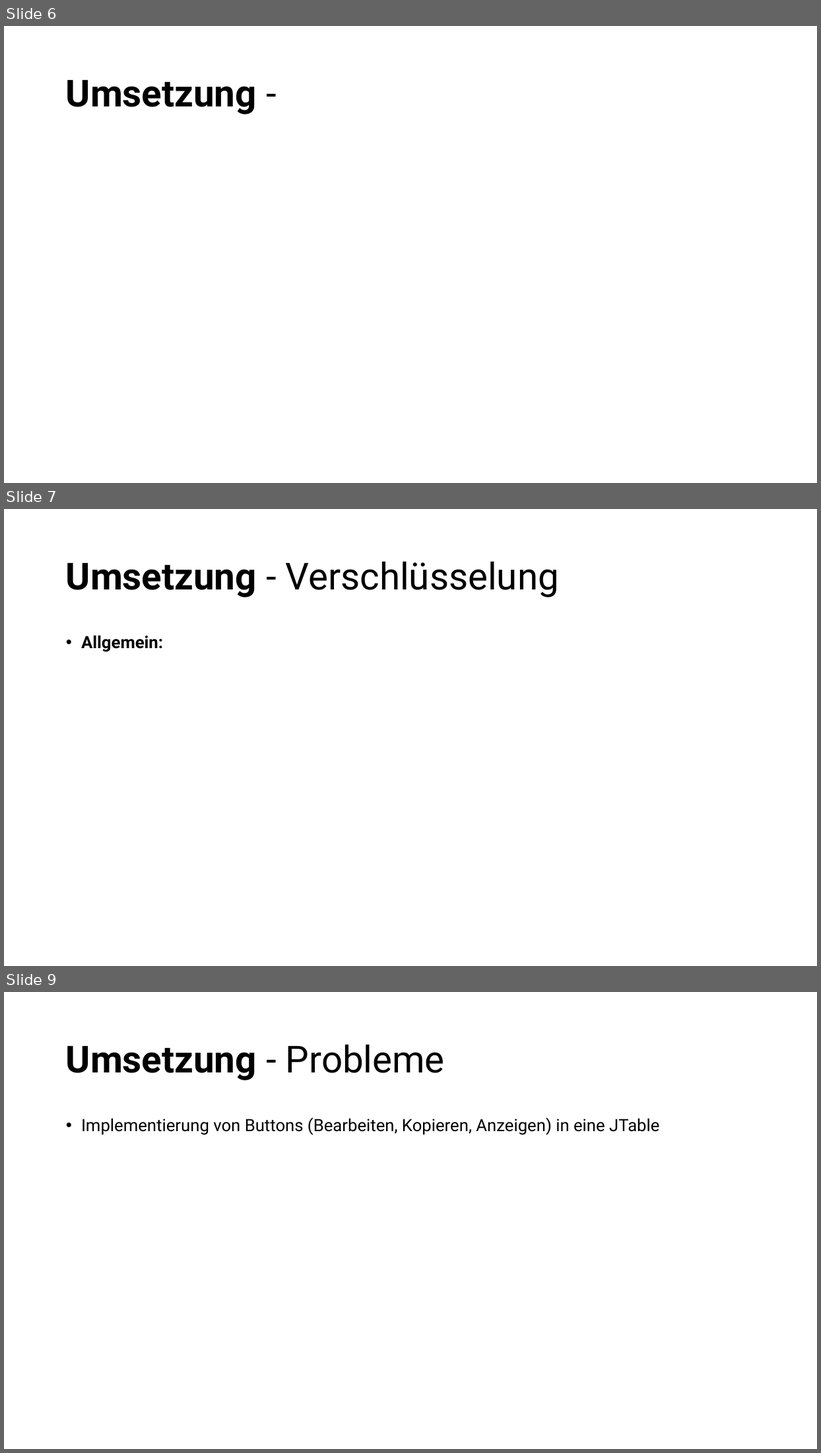
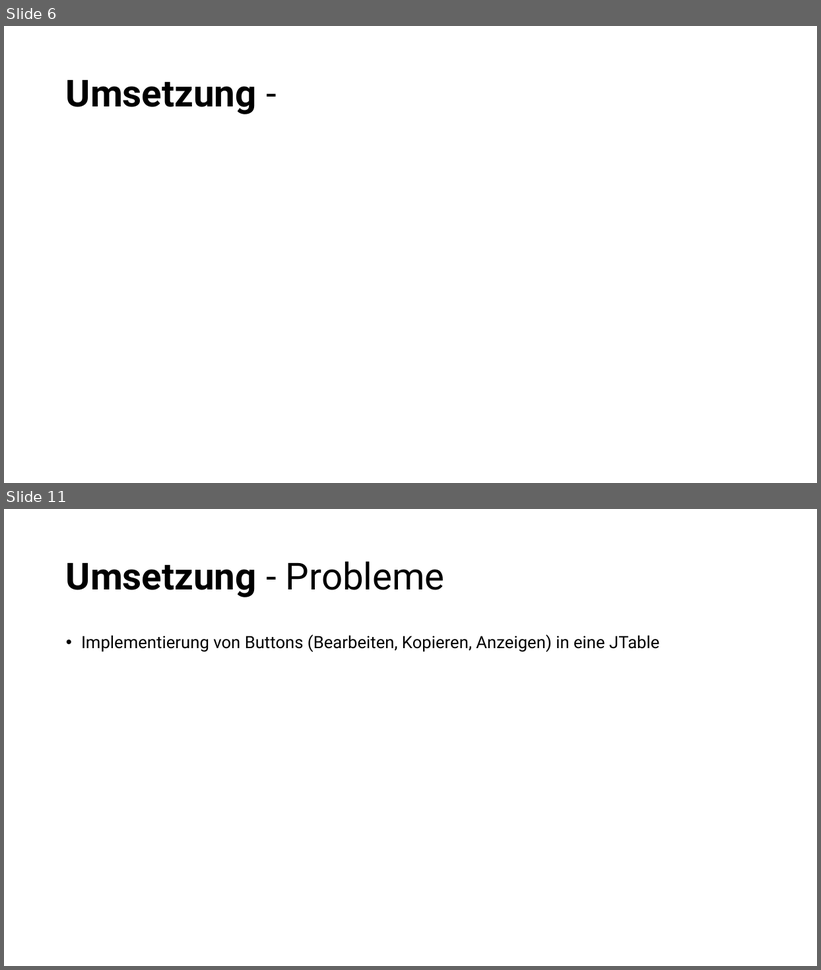
Before and after one commit to NykyTV/PasswortManager, a slide deck: pp/Presentation.pptx. Shown one above the other, each under a label of ours: slides 6, 7 and 9 before the commit, slides 6 and 11 after it; the slides between them are not shown. The pictures are 821x1453 and 821x970 pixels, drawn with LibreOffice and Linux fonts; fonts in the diff are those of the drawing. Boxes give left, top, right and bottom in pixels: in the first picture for what was removed or moved away, otherwise in the second. Text is boxed around its words. In the diff, an @@ line names an element or a change of style, - is before the commit and + after.

```diff
--- a/pp/Presentation.pptx
+++ b/pp/Presentation.pptx
@@ slide 7 removed at box(4, 509, 817, 966), background #FFFFFF @@
@@ title removed at box(66, 561, 559, 597) @@
-Umsetzung - Verschlüsselung
@@ text removed at box(81, 635, 163, 652) @@
-• Allgemein:
@@ what was slide 9 is now slide 11 @@
```
Also in this commit, not shown: 2 slides changed, 3 slides added.
